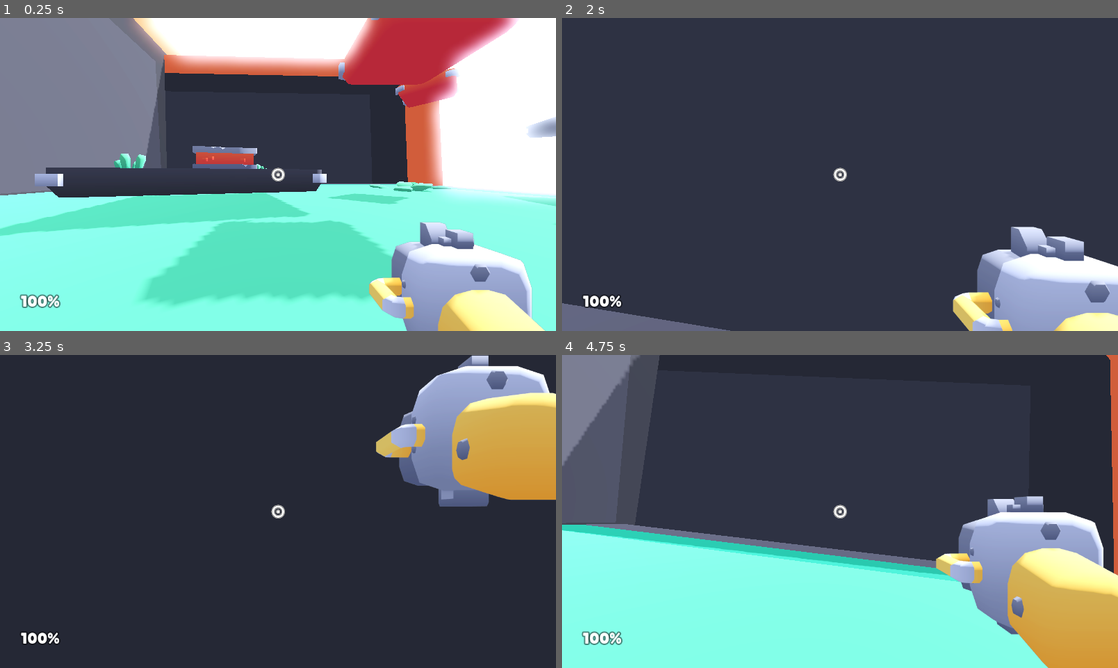
Above: before the commit, frames 1-4 (two rows, left to right).
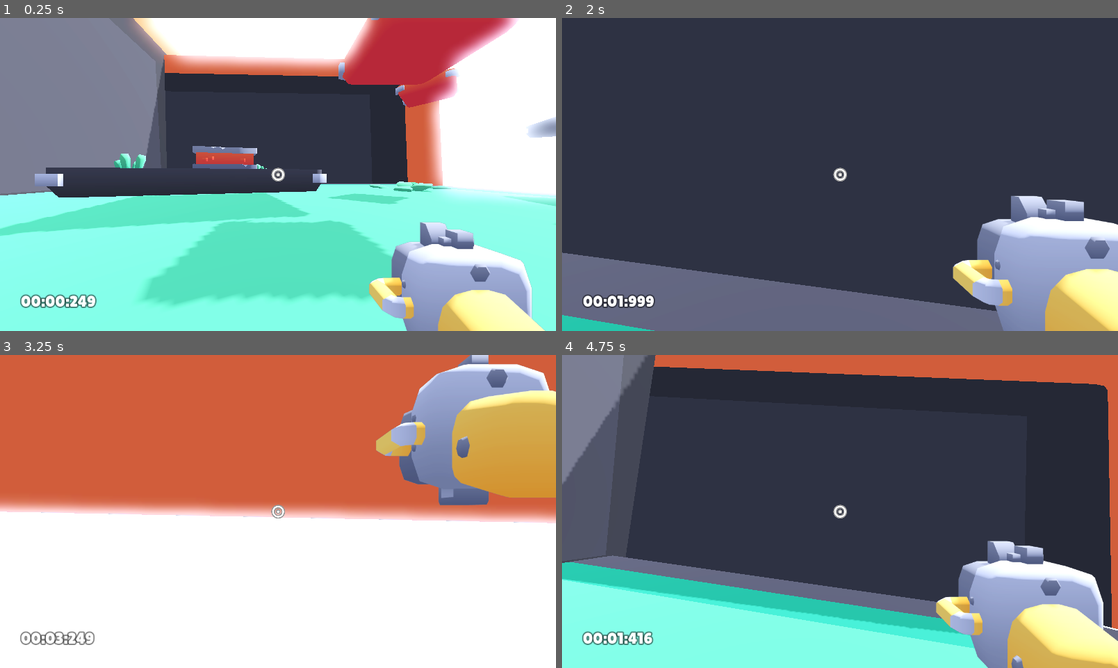
Above: after the commit, the same moments.

Repository: Qazzquimby/FPS
Game: Godot game, scene res://scenes/main.tscn
The game is run twice, just before and just after one commit, with the same random seed, the same clock (stepped at 60 frames per second) and the same inputs.
Inputs (mouse positions are in pixels of both pictures, inside the frame that each line leads up to):
- Up to frame 1 (0.25 s): no input
- Up to frame 2 (2 s): move the mouse to (867, 174) at 0.52 s; hold W (move_forward) from 0.53 s (still down); tap F (F) at 0.6 s; tap Space (jump) at 0.77, 1.07, 1.52, 1.55, 1.82 s; tap Ctrl (control) at 0.8, 1.35 s; move the mouse to (812, 174) at 1.27 s
- Up to frame 3 (3.25 s): keep holding W (move_forward); move the mouse to (289, 505) at 2.02 s; tap Space (jump) at 2.1, 3.02 s; tap F (F) at 2.3, 2.85 s; move the mouse to (272, 517) at 2.77 s; tap Ctrl (control) at 3.05 s
- Up to frame 4 (4.75 s): keep holding W (move_forward); tap Space (jump) at 3.32, 3.77, 3.8, 4.07, 4.52 s; move the mouse to (878, 514) at 3.52 s; tap Ctrl (control) at 3.6 s; move the mouse to (795, 508) at 4.27 s; click (795, 508) at 4.35 s; tap F (F) at 4.55 s

The runs differ from the first frame. In frame 1, 0.5% of the frame differs, in the area x 3-18%, y 88-93%; in frame 2, 20%; in frame 3, 90%, in the area x 0-100%, y 0-100%; in frame 4, 37%.

Commit message:
add timer hud and remove range limit on gun

Diff:
--- a/objects/player.gd
+++ b/objects/player.gd
@@ -10,7 +10,7 @@
 @export var gravity_acceleration: float = 25 #9.8
 @export var terminal_velocity: float = 40
 
-@export var jump_strength: float = 12
+@export var jump_strength: float = 8
 @export var coyote_seconds: float = 0.2
 @export var jump_queue_seconds: float = 0.5
 
@@ -34,8 +34,8 @@
 
 var was_on_floor := false
 
-var jump_single := true
-var jump_double := true
+var has_double_jump := true
+var has_roo_reverse := true
 
 var container_offset = Vector3(1.2, -1.1, -2.75)
 
@@ -62,7 +62,10 @@
 	handle_controls(delta)
 
 	if is_on_floor():
-		jump_single = true
+		# refresh abilities
+		has_double_jump = true
+		has_roo_reverse = true
+
 		movement_velocity.y = max(movement_velocity.y, 0.0)
 
 	movement_velocity.y = clamp( movement_velocity.y - gravity_acceleration * delta, -terminal_velocity, terminal_velocity)
@@ -91,7 +94,7 @@
 		if abs(velocity.x) > 1 or abs(velocity.z) > 1:
 			sound_footsteps.stream_paused = false
 
-	# Landing after jump or falling
+	# Landing
 	camera.position.y = lerp(camera.position.y, 0.0, delta * 5)
 
 	if is_on_floor() and not was_on_floor: # Just landed
@@ -146,17 +149,17 @@
 
 	# Jumping
 	if Input.is_action_just_pressed("jump"):
-		if jump_single or jump_double:
+		if is_on_floor() or has_double_jump:
 			Audio.play("sounds/jump_a.ogg, sounds/jump_b.ogg, sounds/jump_c.ogg")
-			movement_velocity.y = 8;
-
-		if jump_double:
-			jump_double = false
-
-		if(jump_single): action_jump()
+			movement_velocity.y = jump_strength;
+
+		if not is_on_floor():
+			has_double_jump = false
 
 	if Input.is_action_just_pressed("F"):
-		movement_velocity = -movement_velocity
+		if has_roo_reverse:
+			movement_velocity = -movement_velocity
+			has_roo_reverse = false
 
 	# Crouching
 	if Input.is_action_just_pressed("control"):
@@ -165,13 +168,8 @@
 
 	action_weapon_toggle()
 
-func action_jump():
-	jump_single = false;
-	jump_double = true;
-
 # Shooting
 func action_shoot():
-
 	if Input.is_action_pressed("shoot"):
 
 		if !blaster_cooldown.is_stopped(): return # Cooldown for shooting
@@ -209,7 +207,9 @@
 
 			impact_instance.play("shot")
 
-			get_tree().root.add_child(impact_instance)
+			var tree = get_tree()
+			if tree:
+				tree.root.add_child(impact_instance)
 
 			impact_instance.position = raycast.get_collision_point() + (raycast.get_collision_normal() / 10)
 			impact_instance.look_at(camera.global_transform.origin, Vector3.UP, true)
--- a/objects/player.tscn
+++ b/objects/player.tscn
@@ -57,9 +57,9 @@
 frame = 2
 
 [node name="RayCast" type="RayCast3D" parent="Head/Camera"]
-exclude_parent = false
-target_position = Vector3(0, 0, -10)
+target_position = Vector3(0, 0, -100)
 collide_with_areas = true
+debug_shape_thickness = 5
 
 [node name="Shadow" type="Decal" parent="."]
 transform = Transform3D(1, 0, 0, 0, 1, 0, 0, 0, 1, 0, -0.9, 0)
--- a/scripts/hud.gd
+++ b/scripts/hud.gd
@@ -1,5 +1,12 @@
 extends CanvasLayer
 
+var elapsed_time := 0.0;
 
-func _on_health_updated(health):
-	$Health.text = str(health) + "%"
+@onready var timer_label = $TimerLabel
+
+func _process(delta):
+	elapsed_time += delta
+	var minutes = int(elapsed_time) / 60
+	var seconds = int(elapsed_time) % 60
+	var milliseconds = int((elapsed_time - int(elapsed_time)) * 1000)
+	timer_label.text = "%02d:%02d:%03d" % [minutes, seconds, milliseconds]
--- a/weapons/blaster.tres
+++ b/weapons/blaster.tres
@@ -11,10 +11,10 @@
 rotation = Vector3(0, 180, 0)
 muzzle_position = Vector3(0.1, -0.4, 1.5)
 cooldown = 2.0
-max_distance = 10
+max_distance = 20
 damage = 25.0
-spread = 1.0
-shot_count = 3
+spread = 0.0
+shot_count = 1
 knockback = 20
 sound_shoot = "sounds/blaster.ogg"
 crosshair = ExtResource("1_2onsr")
Empty file added: scenes/Time.gd
